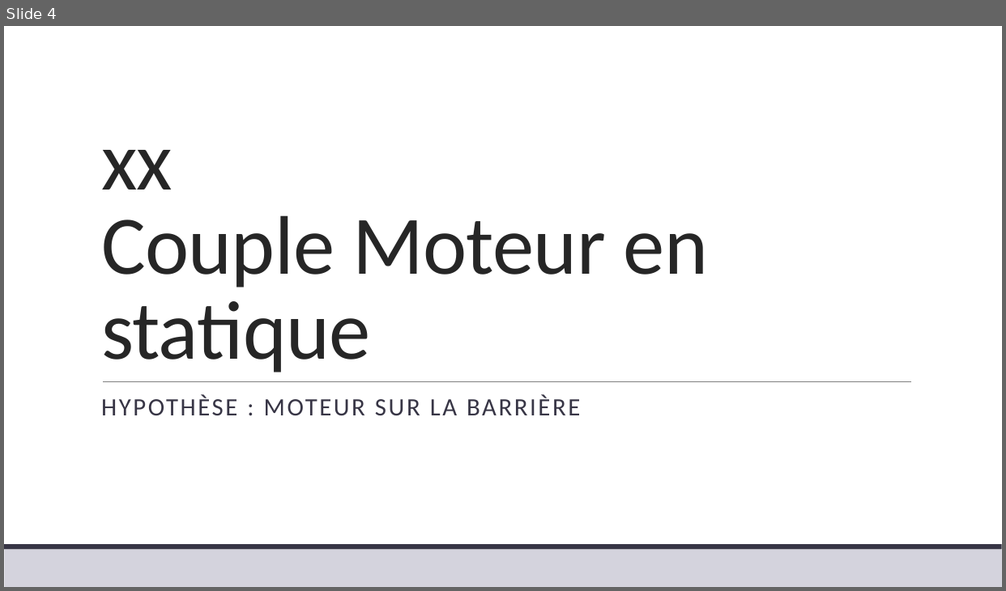
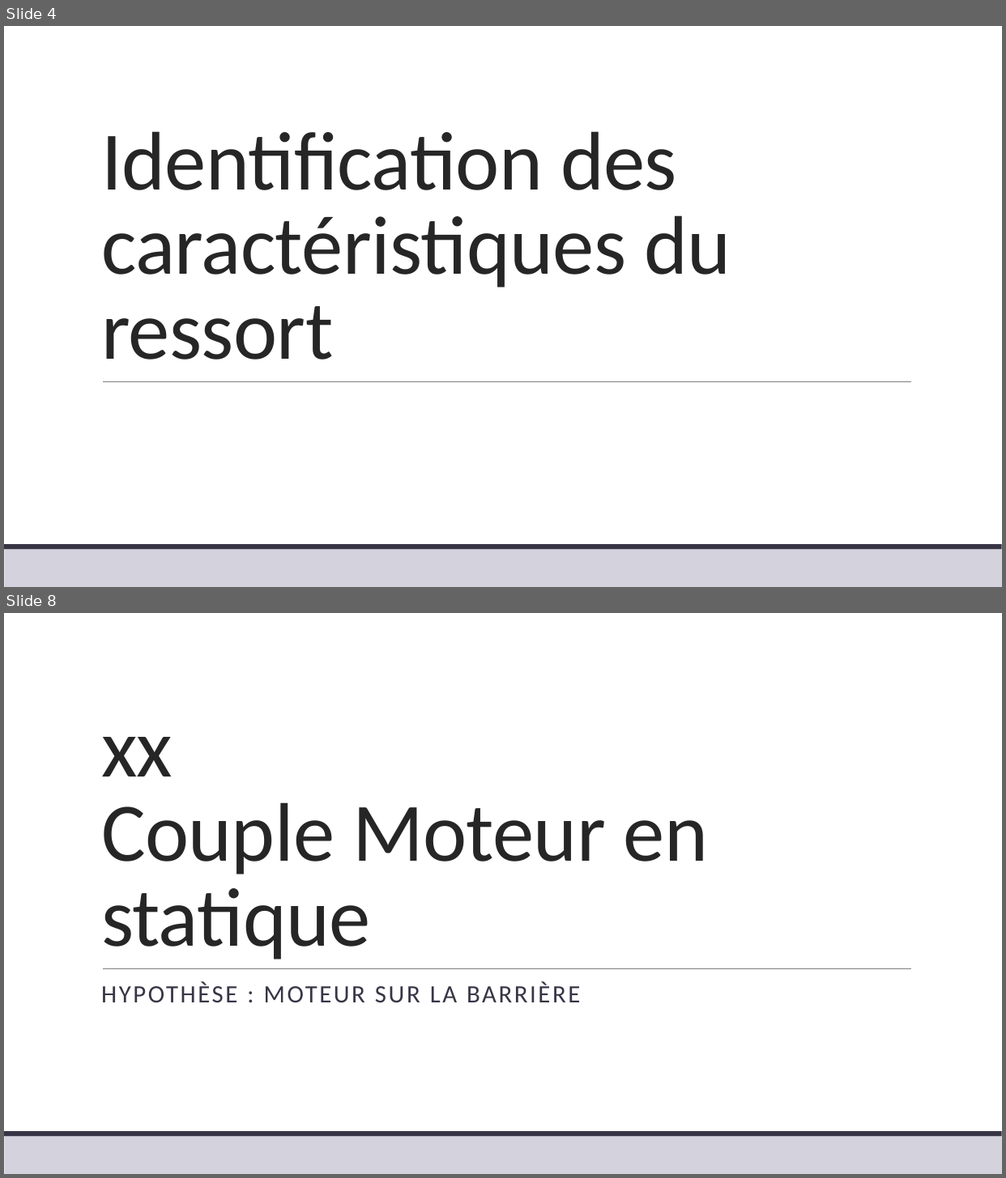
Before and after one commit to xpessoles/TP_Corriges, a slide deck: 19_Sympact/19_Sympact_Corrige.pptx. Shown one above the other, each under a label of ours: slide 4 before the commit, slides 4 and 8 after it; the slides between them are not shown. The pictures are 1006x591 and 1006x1178 pixels, drawn with LibreOffice and Linux fonts; fonts in the diff are those of the drawing. Boxes give left, top, right and bottom in pixels: in the first picture for what was removed or moved away, otherwise in the second. Text is boxed around its words. In the diff, an @@ line names an element or a change of style, - is before the commit and + after.

```diff
--- a/19_Sympact/19_Sympact_Corrige.pptx
+++ b/19_Sympact/19_Sympact_Corrige.pptx
@@ slide 4 added at box(4, 26, 1002, 587), background #FFFFFF; not listed: 3 template elements that a slide beside it also shows @@
@@ title added at box(101, 131, 731, 360), 80 pt, text #262626 @@
+Identification des caractéristiques du ressort
@@ what was slide 4 is now slide 8 @@
```
Also in this commit, not shown: 3 other slides added, 1 other file.
